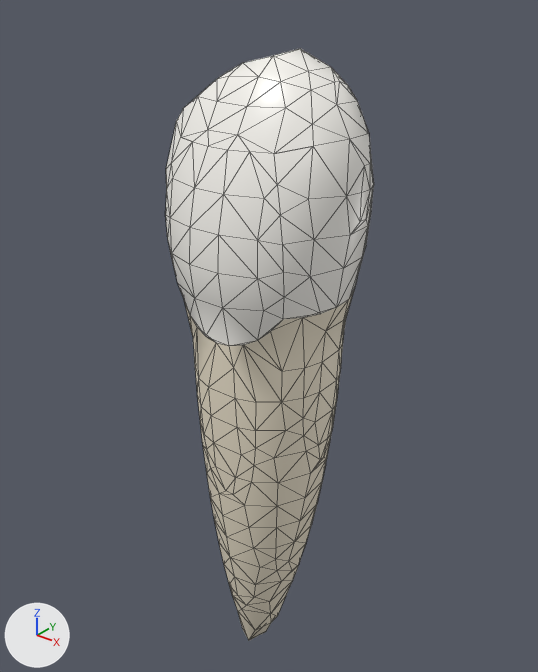
The glTF model public/models/teeth/83-lo.glb: old version first, new version second.
Before and after are seen from a 50 mm camera at (10.27, -13.02, 7.36) aimed at (-0.54, 0.49, -1.02). The axes (+X, +Y, +Z) are drawn at lower left. The lights are the same throughout. The picture after the commit comes second. Mesh edges are drawn as thin lines. Where no turn or scale is listed for an object, it has been applied to the vertices.

Names of what the first picture shows: 'I', 'M', 'V', 'root' and 1 more.
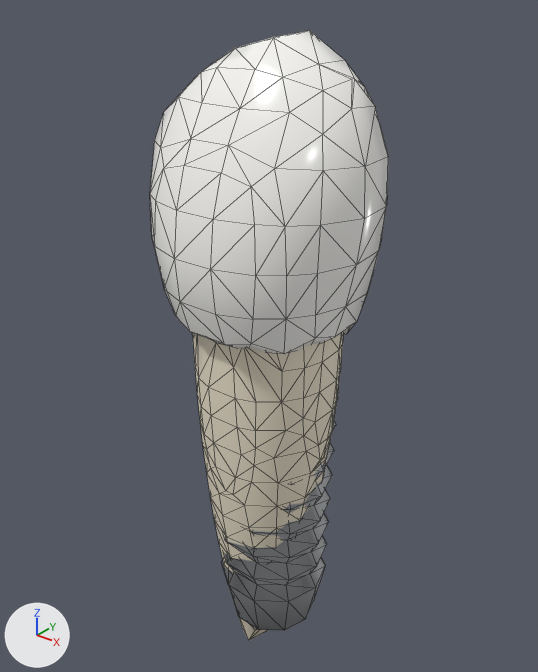
Where the newer file only moved an object's origin or applied its transform, the numbers keep the older frame.

Boxes (x1, y1, x2, y2) around the edits, measured in the pictures (538 x 672 px):
'crown', added
    after: (150, 30, 388, 354)
'implant', added
    after: (221, 397, 338, 631)
'V', unchanged, covered by the edit
    before: (165, 137, 284, 346)
'M', unchanged, covered by the edit
    before: (274, 134, 374, 319)
'I', unchanged, covered by the edit
    before: (176, 48, 369, 153)

Diff of the bpy script that builds the scene:
```diff
--- a/public/models/teeth/83-lo.glb.py
+++ b/public/models/teeth/83-lo.glb.py
@@ mat_titanium @@
+mat_titanium = principled_material('titanium')
+mat_titanium.base_color = (0.72, 0.74, 0.77)  # light grey #dddfe3
+mat_titanium.metallic = 1.0
+mat_titanium.roughness = 0.35
@@ mat_ceramic @@
+mat_ceramic = principled_material('ceramic')
+mat_ceramic.base_color = (0.97, 0.96, 0.93)  # white #fcfaf7
+mat_ceramic.roughness = 0.2
@@ me_implant @@
+me_implant.from_pydata(...)  # 242 vertices, 480 faces; spans x -1.7..1.7, y -1.62..1.62, z -6.6..6.6
+me_implant.materials.append(mat_titanium)  # light grey #dddfe3
@@ me_crown @@
+me_crown.from_pydata(...)  # 156 vertices, 308 faces; spans x -2.77..2.77, y -2.68..2.68, z -3.31..3.31
+me_crown.materials.append(mat_ceramic)  # white #fcfaf7
@@ ob_implant @@
+ob_implant = bpy.data.objects.new('implant', me_implant)
+ob_implant.location = (0.0, 0.0, -3.4)
@@ ob_crown @@
+ob_crown = bpy.data.objects.new('crown', me_crown)
+ob_crown.location = (0.0, -0.03, 3.01)
```
